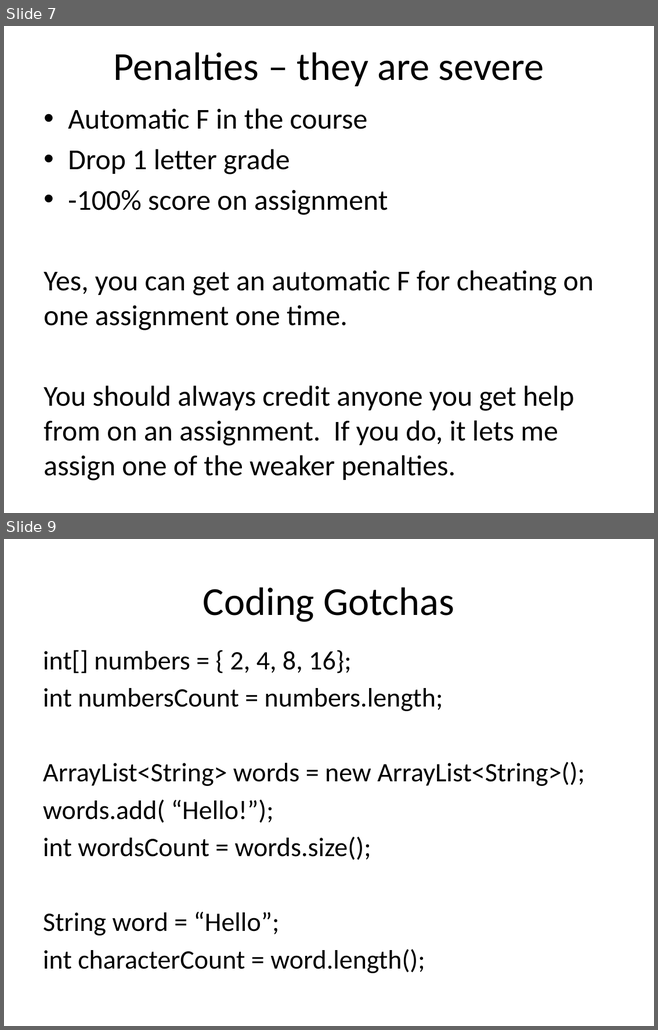
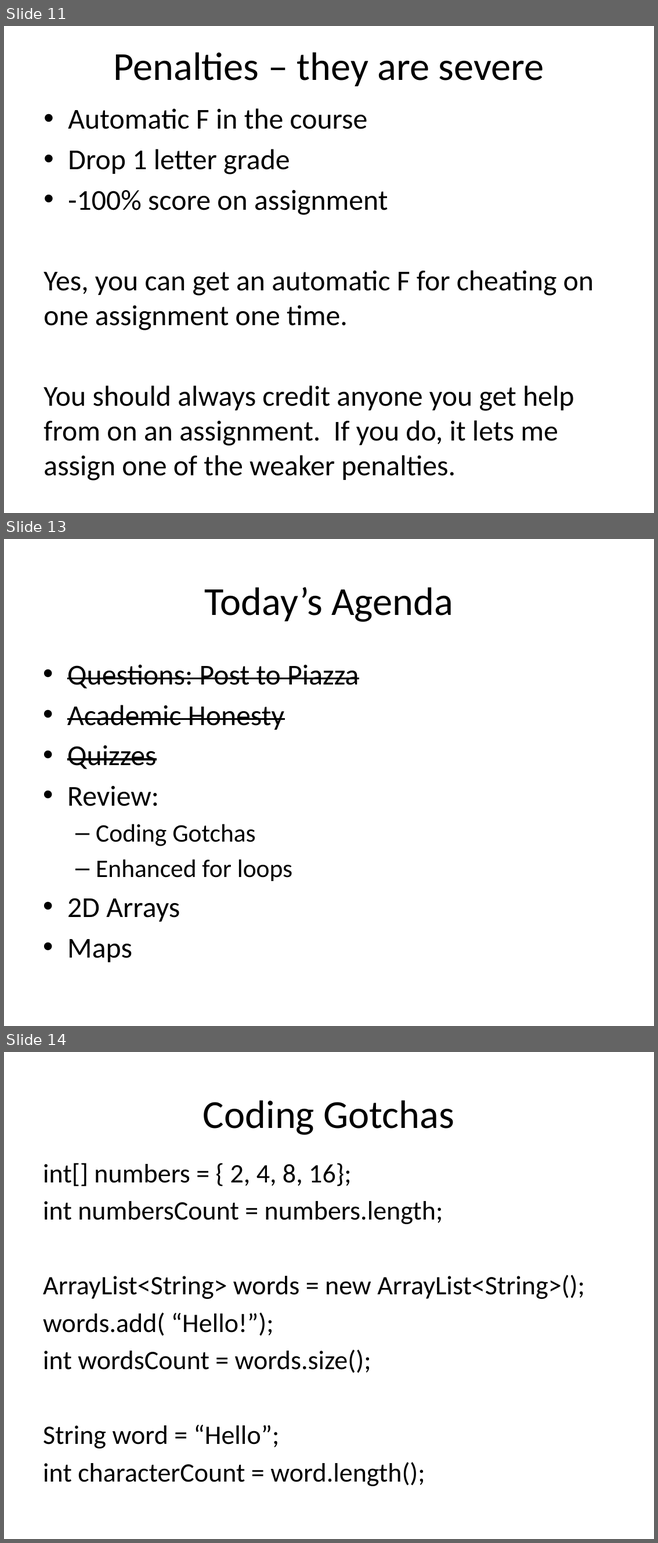
Before and after one commit to RHIT-CSSE/csse220, a slide deck: ClassMaterials/2DArraysAndMaps/Slides/2D Arrays and Maps.pptx. Shown one above the other, each under a label of ours: slides 7 and 9 before the commit, slides 11, 13 and 14 after it; the slides between them are not shown. The pictures are 658x1030 and 658x1543 pixels, drawn with LibreOffice and Linux fonts; fonts in the diff are those of the drawing. Boxes give left, top, right and bottom in pixels: in the first picture for what was removed or moved away, otherwise in the second. Text is boxed around its words. In the diff, an @@ line names an element or a change of style, - is before the commit and + after.

```diff
--- a/ClassMaterials/2DArraysAndMaps/Slides/2D Arrays and Maps.pptx
+++ b/ClassMaterials/2DArraysAndMaps/Slides/2D Arrays and Maps.pptx
@@ slide 13 added at (4, 539, 654, 1026), background #FFFFFF @@
@@ title added at (204, 587, 453, 622), 44 pt, text #000000 @@
+Today’s Agenda
@@ text added at (67, 664, 358, 962), 32 pt, text #000000 @@
+• Questions: Post to Piazza
+• Academic Honesty
+• Quizzes
+• Review:
+  – Coding Gotchas
+  – Enhanced for loops
+• 2D Arrays
+• Maps
@@ what was slide 7 is now slide 11 @@
@@ what was slide 9 is now slide 14 @@
```
Also in this commit, not shown: 6 slides changed, 9 other slides added, 1 slide removed.
